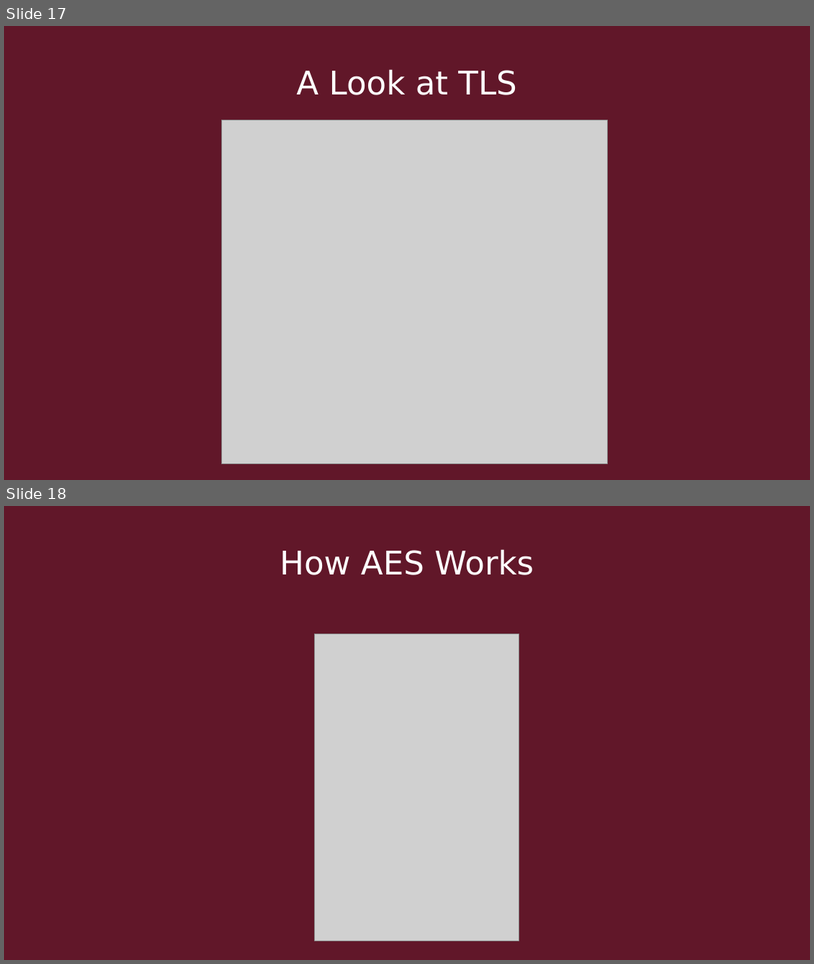
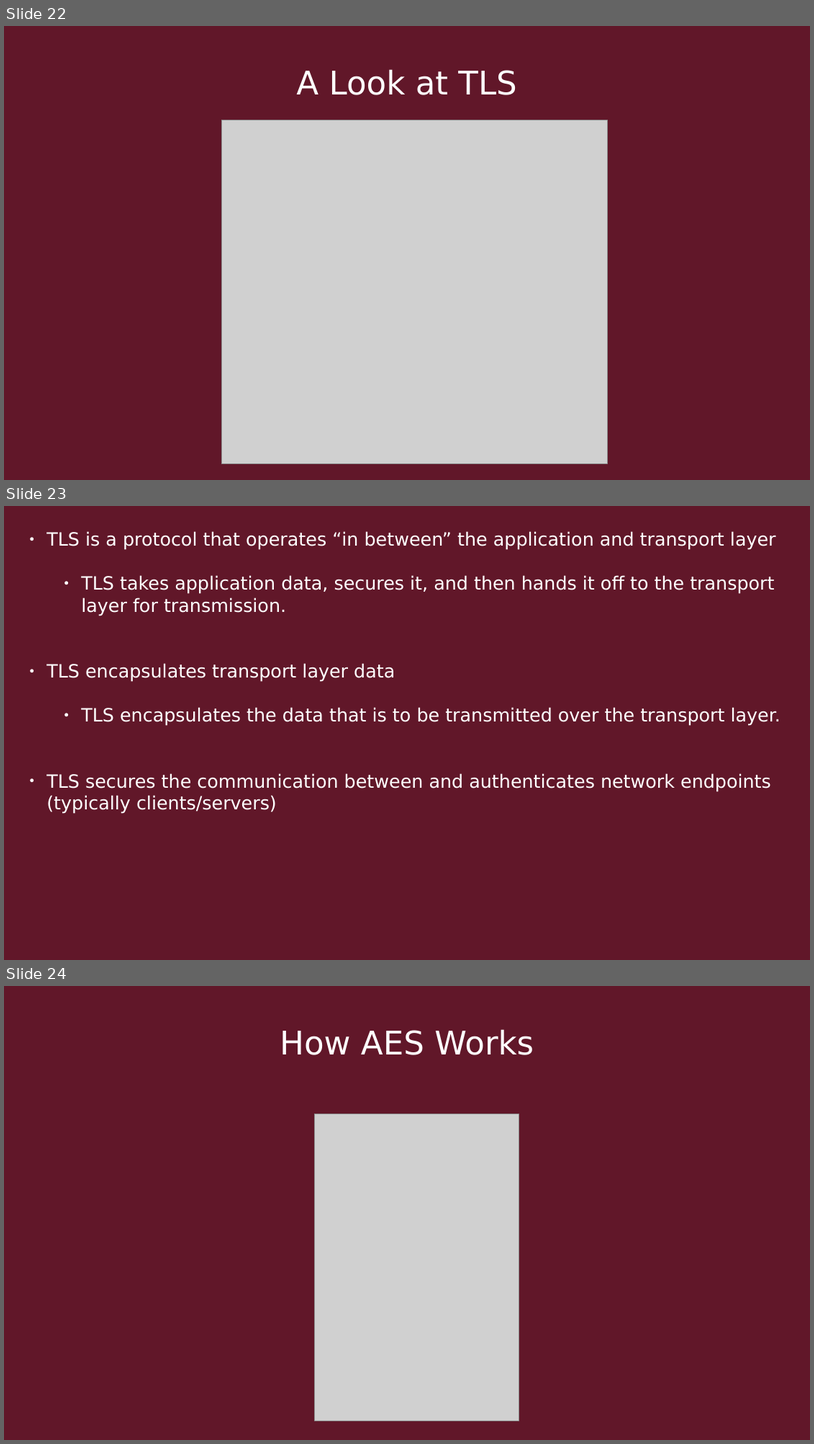
Before and after one commit to Quin-Darcy/seccom, a slide deck: presentation/cryptography_and_network_protocols.odp. Shown one above the other, each under a label of ours: slides 17 and 18 before the commit, slides 22, 23 and 24 after it. The pictures are 814x964 and 814x1444 pixels, drawn with LibreOffice and Linux fonts; fonts in the diff are those of the drawing; grey boxes stand for pictures. Boxes give left, top, right and bottom in pixels: in the first picture for what was removed or moved away, otherwise in the second. Text is boxed around its words. In the diff, an @@ line names an element or a change of style, - is before the commit and + after.

```diff
--- a/presentation/cryptography_and_network_protocols.odp
+++ b/presentation/cryptography_and_network_protocols.odp
@@ slide 23 added at [4,506,810,960], background #611729 @@
@@ text added at [46,531,781,813], 18 pt, text #FFFFFF @@
+● TLS is a protocol that operates “in between” the application and transport layer
+    ● TLS takes application data, secures it, and then hands it off to the transport layer for transmission.
+● TLS encapsulates transport layer data
+    ● TLS encapsulates the data that is to be transmitted over the transport layer.
+● TLS secures the communication between and authenticates network endpoints (typically clients/servers)
@@ what was slide 17 is now slide 22 @@
@@ what was slide 18 is now slide 24 @@
```
Also in this commit, not shown: 3 slides changed, 5 other slides added, 3 other files.
